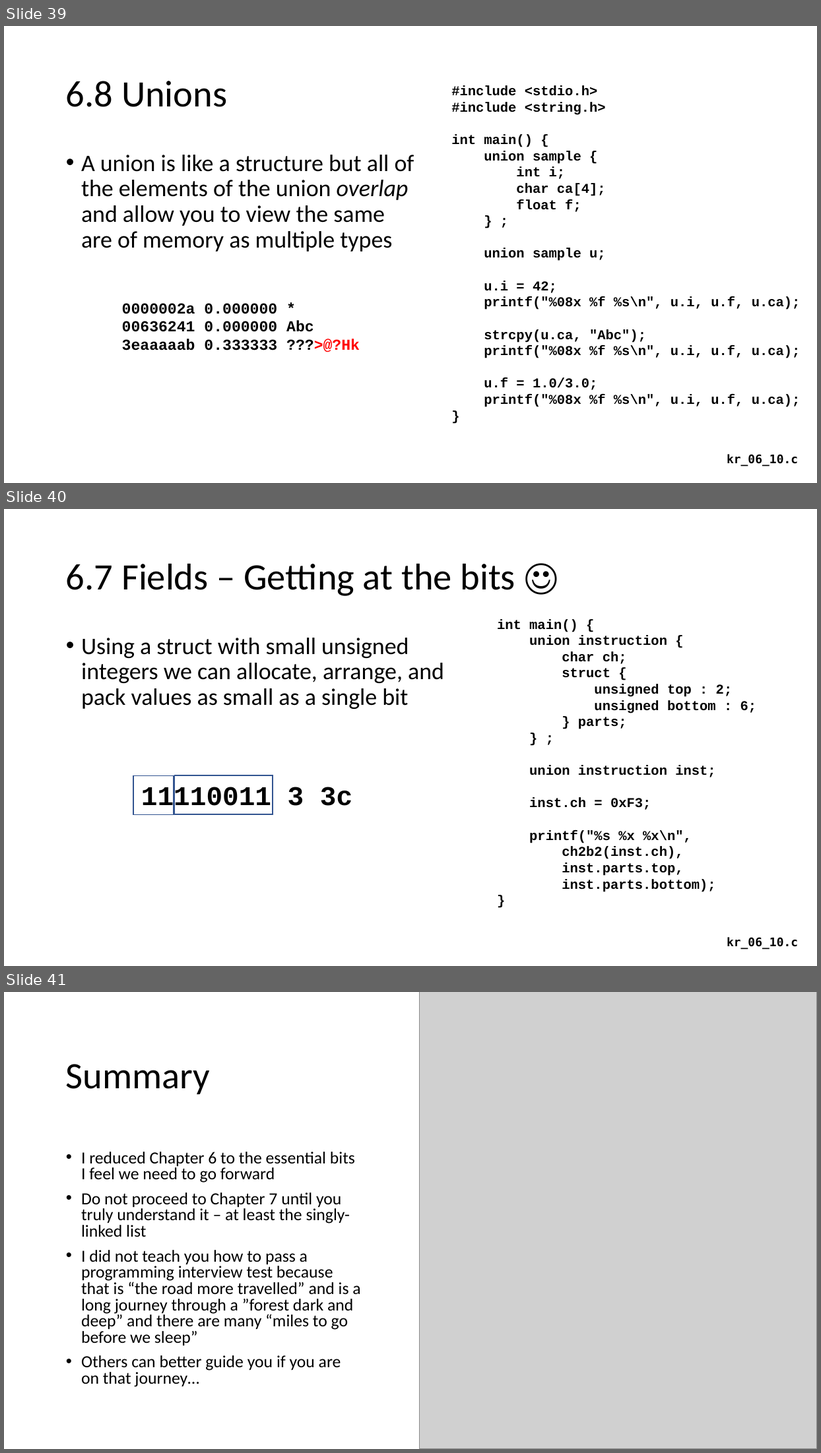
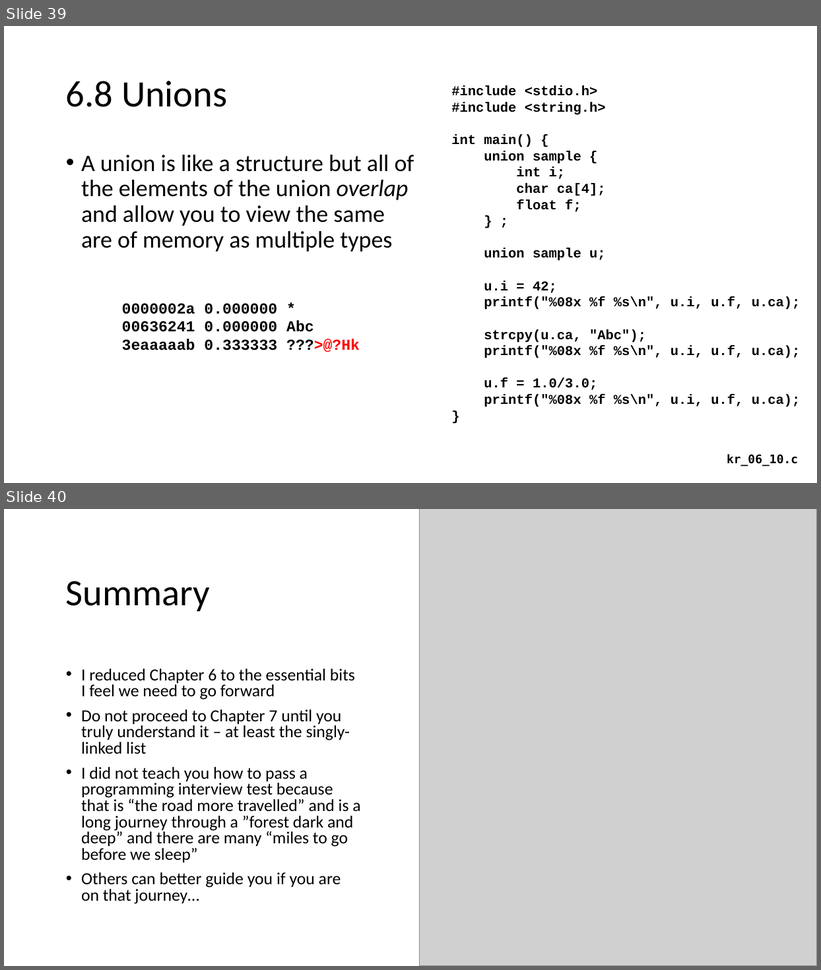
Before and after one commit to csev/cc4e, a slide deck: lectures/KR-6.pptx. Shown one above the other, each under a label of ours: slides 39, 40 and 41 before the commit, slides 39 and 40 after it. The pictures are 821x1453 and 821x970 pixels, drawn with LibreOffice and Linux fonts; fonts in the diff are those of the drawing; grey boxes stand for pictures. Boxes give left, top, right and bottom in pixels: in the first picture for what was removed or moved away, otherwise in the second. Text is boxed around its words. In the diff, an @@ line names an element or a change of style, - is before the commit and + after.

```diff
--- a/lectures/KR-6.pptx
+++ b/lectures/KR-6.pptx
@@ slide 40 removed at (4, 509, 817, 966), background #FFFFFF @@
@@ title removed at (66, 563, 516, 596) @@
-6.7 Fields – Getting at the bits ☺
@@ text removed at (497, 619, 757, 892) @@
-int main() {
-union instruction {
-char ch;
-struct {
-unsigned top : 2;
-unsigned bottom : 6;
-} parts;
-} ;
-union instruction inst;
-inst.ch = 0xF3;
-printf("%s %x %x\n",
-ch2b2(inst.ch),
-inst.parts.top,
-inst.parts.bottom);
-}
@@ text removed at (81, 638, 444, 709) @@
-• Using a struct with small unsigned integers we can allocate, arrange, and pack values as small as a single bit
@@ rectangle removed at (133, 776, 174, 815) @@
@@ rectangle removed at (175, 776, 273, 815) @@
@@ text removed at (141, 786, 352, 813) @@
-11110011 3 3c
@@ text removed at (727, 937, 798, 949) @@
-kr_06_10.c
@@ what was slide 41 is now slide 40 @@
```
Also in this commit, not shown: 4 other files.
